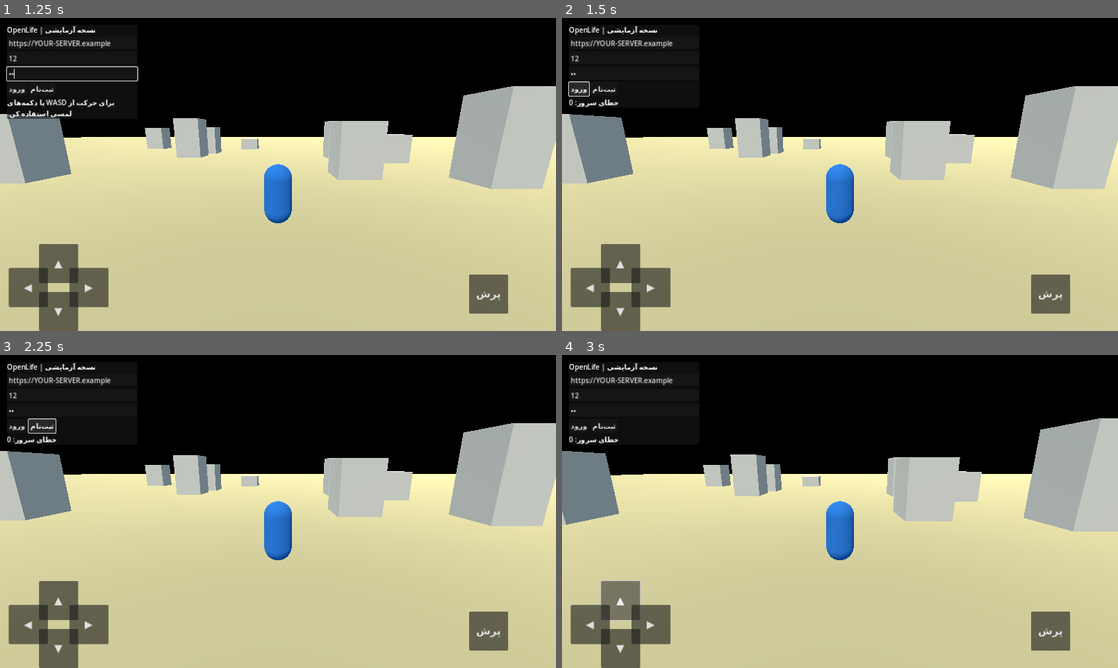
Above: before the commit, frames 1-4 (two rows, left to right).
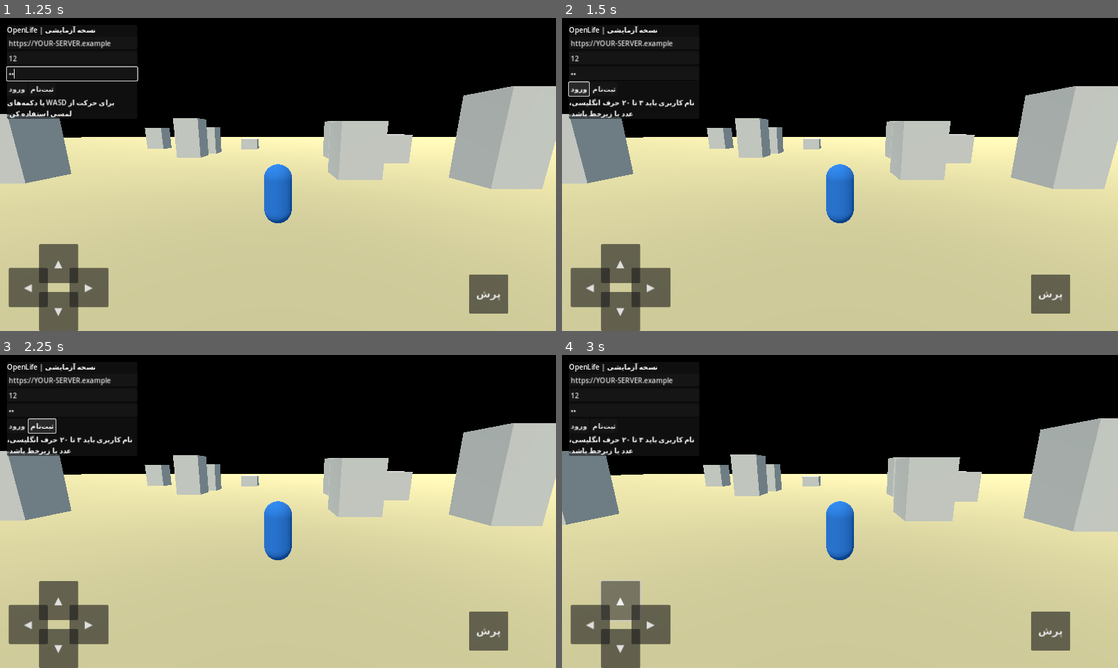
Above: after the commit, the same moments.

Repository: mvarkati1390-lgtm/OpenLife
Game: Godot game, scene res://Main.tscn
The game is run twice, just before and just after one commit, with the same random seed, the same clock (stepped at 60 frames per second) and the same inputs.
Inputs (mouse positions are in pixels of both pictures, inside the frame that each line leads up to):
- Up to frame 1 (1.25 s): click (72, 58) at 0.52 s; type "12" at 0.6 s; click (72, 74) at 0.75 s; type "12" at 0.83 s
- Up to frame 2 (1.5 s): click "ورود" at 1.25 s
- Up to frame 3 (2.25 s): click "ثبت‌نام" at 2 s
- Up to frame 4 (3 s): click "▲" at 2.75 s

Frame 1 is identical in both runs. In frame 2, 0.4% of the frame differs, in the area x 1-24%, y 25-33%; in frame 3, 0.4%; in frame 4, 0.4%.

Commit message:
Validate account credentials before API requests

Diff:
--- a/godot/scripts/openlife_api.gd
+++ b/godot/scripts/openlife_api.gd
@@ -25,8 +25,11 @@
 	if not base_url.begins_with("https://"):
 		status_changed.emit("آدرس سرور باید با https:// شروع شود.")
 		return
-	if username.strip_edges().is_empty() or password.is_empty():
-		status_changed.emit("نام کاربری و رمز را وارد کن.")
+	if not username.strip_edges().is_valid_identifier() or username.strip_edges().length() < 3 or username.strip_edges().length() > 20:
+		status_changed.emit("نام کاربری باید ۳ تا ۲۰ حرف انگلیسی، عدد یا زیرخط باشد.")
+		return
+	if password.length() < 10:
+		status_changed.emit("رمز عبور باید حداقل ۱۰ کاراکتر باشد.")
 		return
 	var body := JSON.stringify({"username": username.strip_edges(), "password": password})
 	var headers := PackedStringArray(["Content-Type: application/json"])
